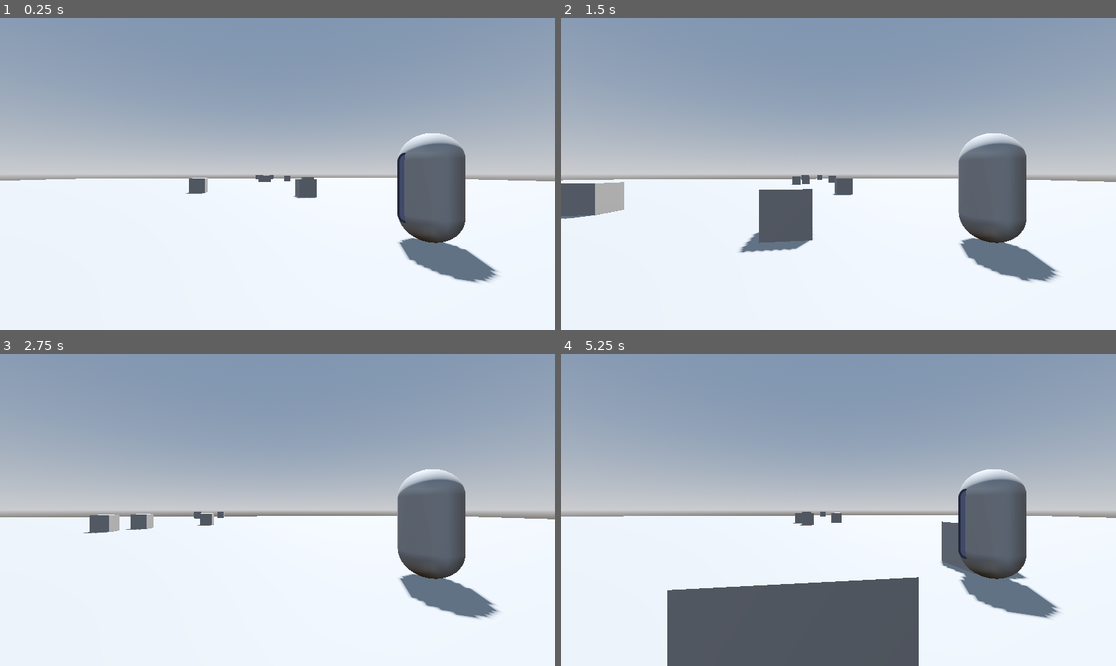
Above: before the commit, frames 1-4 (two rows, left to right).
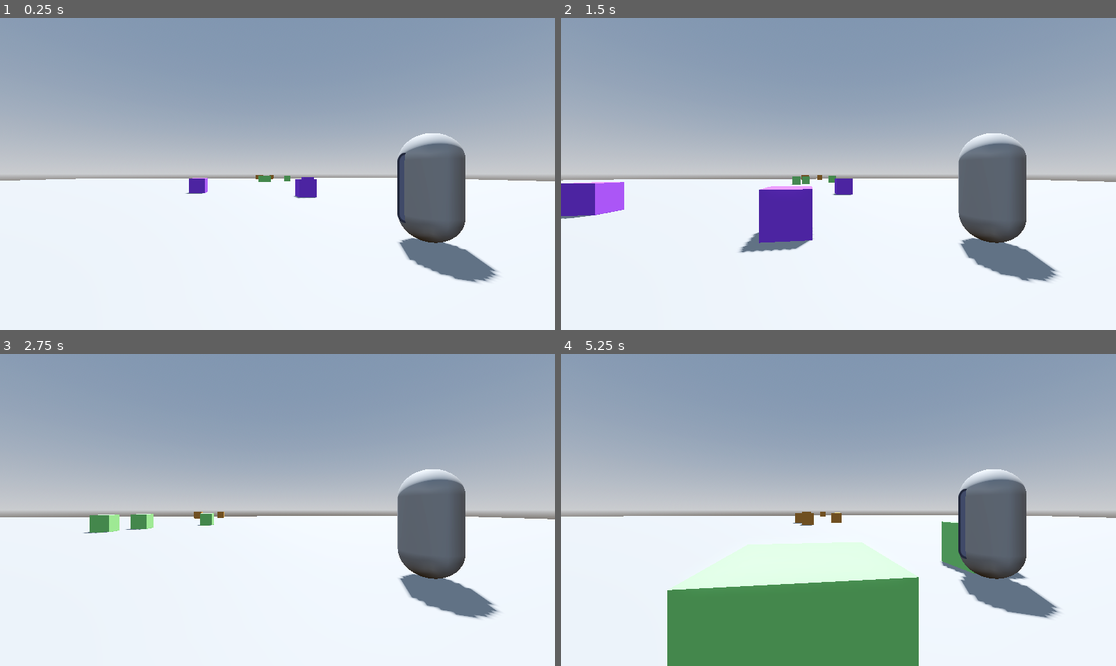
Above: after the commit, the same moments.

Repository: Creasiion/Wheelies-Escapade
Game: Godot game, scene res://world.tscn
The game is run twice, just before and just after one commit, with the same random seed, the same clock (stepped at 60 frames per second) and the same inputs. The engine's default icon, where the game draws it, is replaced by a stand-in: a white triangle on a blue panel in a dark square.
Inputs:
- Up to frame 1 (0.25 s): no input
- Up to frame 2 (1.5 s): hold Right (ui_right) 0.53-1.28 s; hold Down (ui_down) from 1.28 s (still down)
- Up to frame 3 (2.75 s): release Down (ui_down) at 2.03 s; hold Right (ui_right) from 2.03 s (still down)
- Up to frame 4 (5.25 s): release Right (ui_right) at 2.78 s; hold Up (ui_up) 2.78-3.53 s; hold Left (ui_left) 3.53-5.03 s; tap Enter at 5 s; hold Down (ui_down) from 5.03 s (still down)

The runs differ from the first frame. In frame 1, 0.5% of the frame differs, in the area x 34-58%, y 50-58%; in frame 2, 3.1%; in frame 3, 0.6%; in frame 4, 13%, in the area x 19-75%, y 50-100%.

Commit message:
temp terrain generation added

Diff:
--- a/Terrain Generation/terrain_0.tscn
+++ b/Terrain Generation/terrain_0.tscn
@@ -1,11 +1,15 @@
-[gd_scene load_steps=8 format=3 uid="uid://pv0o1phbnadr"]
+[gd_scene load_steps=9 format=3 uid="uid://pv0o1phbnadr"]
 
 [sub_resource type="PlaneMesh" id="PlaneMesh_fj7yv"]
 size = Vector2(100, 20)
 
 [sub_resource type="BoxShape3D" id="BoxShape3D_dkoxo"]
 
+[sub_resource type="StandardMaterial3D" id="StandardMaterial3D_dkoxo"]
+albedo_color = Color(1, 0.568627, 1, 1)
+
 [sub_resource type="BoxMesh" id="BoxMesh_31c5n"]
+material = SubResource("StandardMaterial3D_dkoxo")
 
 [sub_resource type="BoxShape3D" id="BoxShape3D_31c5n"]
 
--- a/Terrain Generation/terrain_1.tscn
+++ b/Terrain Generation/terrain_1.tscn
@@ -1,11 +1,15 @@
-[gd_scene load_steps=7 format=3 uid="uid://bgkx1s7j42hbc"]
+[gd_scene load_steps=8 format=3 uid="uid://bgkx1s7j42hbc"]
 
 [sub_resource type="PlaneMesh" id="PlaneMesh_fj7yv"]
 size = Vector2(100, 20)
 
 [sub_resource type="BoxShape3D" id="BoxShape3D_5jqrd"]
 
+[sub_resource type="StandardMaterial3D" id="StandardMaterial3D_5jqrd"]
+albedo_color = Color(0.541534, 0.982548, 0.932859, 1)
+
 [sub_resource type="BoxMesh" id="BoxMesh_uhiap"]
+material = SubResource("StandardMaterial3D_5jqrd")
 
 [sub_resource type="BoxShape3D" id="BoxShape3D_uhiap"]
 
--- a/Terrain Generation/terrain_2.tscn
+++ b/Terrain Generation/terrain_2.tscn
@@ -1,11 +1,15 @@
-[gd_scene load_steps=7 format=3 uid="uid://dehhdih5g0r4x"]
+[gd_scene load_steps=8 format=3 uid="uid://dehhdih5g0r4x"]
 
 [sub_resource type="PlaneMesh" id="PlaneMesh_fj7yv"]
 size = Vector2(100, 20)
 
 [sub_resource type="BoxShape3D" id="BoxShape3D_ox6io"]
 
+[sub_resource type="StandardMaterial3D" id="StandardMaterial3D_ox6io"]
+albedo_color = Color(0.764402, 0.534817, 0.231356, 1)
+
 [sub_resource type="BoxMesh" id="BoxMesh_biitq"]
+material = SubResource("StandardMaterial3D_ox6io")
 
 [sub_resource type="BoxShape3D" id="BoxShape3D_biitq"]
 
--- a/Terrain Generation/terrain_3.tscn
+++ b/Terrain Generation/terrain_3.tscn
@@ -1,11 +1,15 @@
-[gd_scene load_steps=7 format=3 uid="uid://02vuf2m6ub5o"]
+[gd_scene load_steps=8 format=3 uid="uid://02vuf2m6ub5o"]
 
 [sub_resource type="PlaneMesh" id="PlaneMesh_fj7yv"]
 size = Vector2(100, 20)
 
 [sub_resource type="BoxShape3D" id="BoxShape3D_prllb"]
 
+[sub_resource type="StandardMaterial3D" id="StandardMaterial3D_prllb"]
+albedo_color = Color(0.551711, 0.27525, 0.938199, 1)
+
 [sub_resource type="BoxMesh" id="BoxMesh_q7h17"]
+material = SubResource("StandardMaterial3D_prllb")
 
 [sub_resource type="BoxShape3D" id="BoxShape3D_q7h17"]
 
--- a/Terrain Generation/terrain_4.tscn
+++ b/Terrain Generation/terrain_4.tscn
@@ -1,11 +1,15 @@
-[gd_scene load_steps=7 format=3 uid="uid://dojes7k4sgys8"]
+[gd_scene load_steps=8 format=3 uid="uid://dojes7k4sgys8"]
 
 [sub_resource type="PlaneMesh" id="PlaneMesh_fj7yv"]
 size = Vector2(100, 20)
 
 [sub_resource type="BoxShape3D" id="BoxShape3D_6jvd0"]
 
+[sub_resource type="StandardMaterial3D" id="StandardMaterial3D_6jvd0"]
+albedo_color = Color(0.501669, 0.852065, 0.467241, 1)
+
 [sub_resource type="BoxMesh" id="BoxMesh_ivdbs"]
+material = SubResource("StandardMaterial3D_6jvd0")
 
 [sub_resource type="BoxShape3D" id="BoxShape3D_ivdbs"]
 
